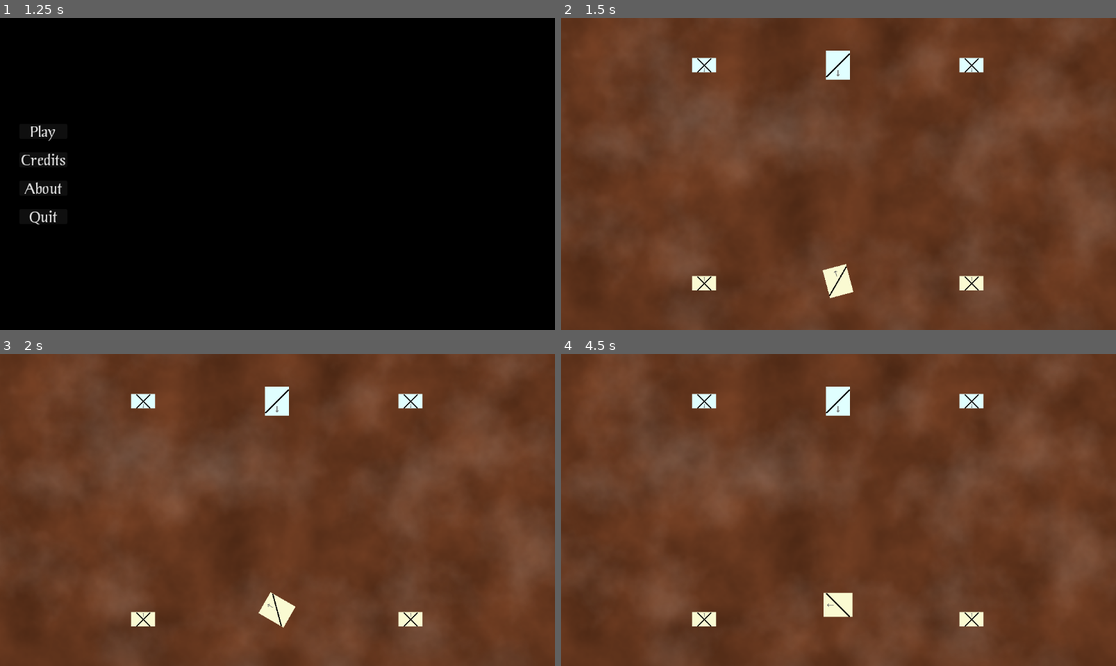
Above: before the commit, frames 1-4 (two rows, left to right).
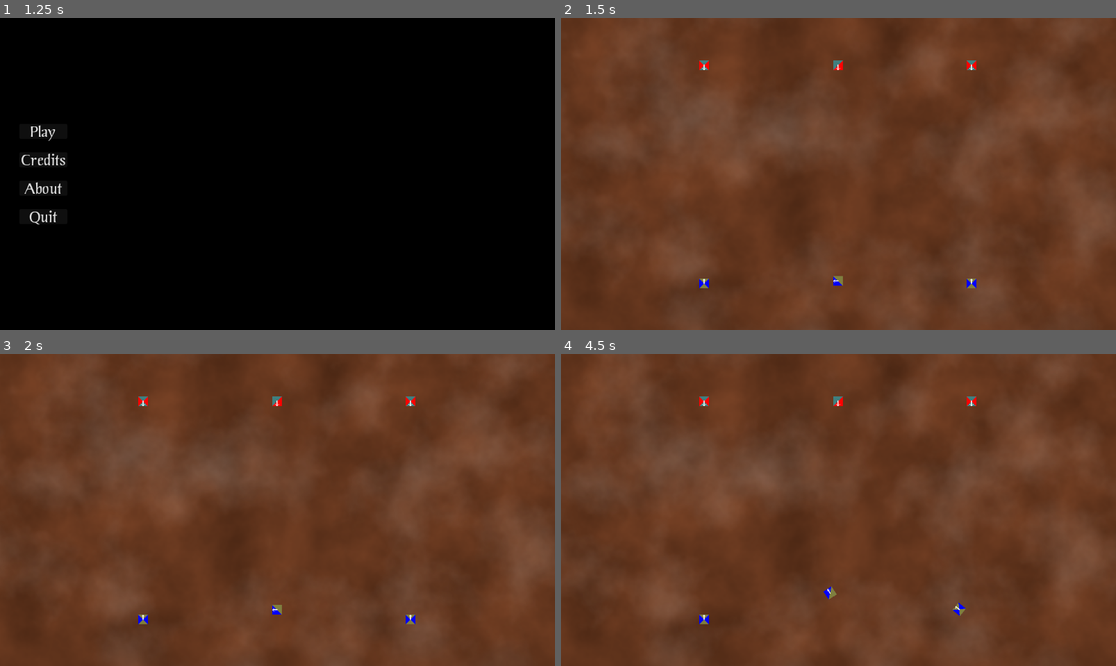
Above: after the commit, the same moments.

Repository: Habidakus/fantasy-battle
Game: Godot game, scene res://Scenes/TopLevelStateMachine.tscn
The game is run twice, just before and just after one commit, with the same random seed, the same clock (stepped at 60 frames per second) and the same inputs.
Inputs (mouse positions are in pixels of both pictures, inside the frame that each line leads up to):
- Up to frame 1 (1.25 s): tap Enter at 0.5 s; move the mouse to (399, 158) at 0.52 s; click (399, 158) at 0.67 s
- Up to frame 2 (1.5 s): click "Play" at 1.25 s
- Up to frame 3 (2 s): no input
- Up to frame 4 (4.5 s): move the mouse to (727, 525) at 2.02 s; click (727, 525) at 2.17 s; tap Space at 2.75 s; move the mouse to (894, 441) at 2.77 s; click (894, 441) at 2.92 s; move the mouse to (810, 572) at 3.52 s; click (810, 572) at 3.67 s; move the mouse to (1005, 556) at 4.27 s; click (1005, 556) at 4.42 s

Frame 1 is identical in both runs. In frame 2, 1.7% of the frame differs, in the area x 23-77%, y 10-90%; in frame 3, 1.7%; in frame 4, 1.8%, in the area x 23-77%, y 10-88%.

Commit message:
Stopped memory leakage by using featherweight Squad representation, and the StatePlay screen now owns VisibleSquad representations of the featherweight squads

Diff:
--- /dev/null
+++ b/Scenes/visible_squad.tscn
@@ -0,0 +1,41 @@
+[gd_scene load_steps=2 format=3 uid="uid://c4vwf4nsdnyut"]
+
+[ext_resource type="Script" uid="uid://64vyq7v7e8eo" path="res://Scripts/VisibleSquad.gd" id="1_hdorc"]
+
+[node name="VisibleSquad" type="Node2D"]
+script = ExtResource("1_hdorc")
+
+[node name="CoatOfArms" type="Node2D" parent="."]
+
+[node name="Infantry" type="Node2D" parent="CoatOfArms"]
+
+[node name="PrimaryColor1" type="Polygon2D" parent="CoatOfArms/Infantry"]
+color = Color(0, 0, 1, 1)
+polygon = PackedVector2Array(-10, -10, 10, -10, 0, 0)
+
+[node name="PrimaryColor2" type="Polygon2D" parent="CoatOfArms/Infantry"]
+color = Color(0, 0, 1, 1)
+polygon = PackedVector2Array(-10, 10, 10, 10, 0, 0)
+
+[node name="SecondaryColor1" type="Polygon2D" parent="CoatOfArms/Infantry"]
+color = Color(1, 0, 0, 1)
+polygon = PackedVector2Array(-10, -10, -10, 10, 0, 0)
+
+[node name="SecondaryColor2" type="Polygon2D" parent="CoatOfArms/Infantry"]
+color = Color(1, 0, 0, 1)
+polygon = PackedVector2Array(10, -10, 10, 10, 0, 0)
+
+[node name="Calvary" type="Node2D" parent="CoatOfArms"]
+
+[node name="PrimaryColor" type="Polygon2D" parent="CoatOfArms/Calvary"]
+color = Color(0, 0, 1, 1)
+polygon = PackedVector2Array(-10, -10, 10, -10, 10, 10)
+
+[node name="SecondaryColor" type="Polygon2D" parent="CoatOfArms/Calvary"]
+color = Color(1, 0, 0, 1)
+polygon = PackedVector2Array(-10, -10, -10, 10, 10, 10)
+
+[node name="Arrow" type="Node2D" parent="."]
+
+[node name="Arrow" type="Polygon2D" parent="Arrow"]
+polygon = PackedVector2Array(-1, -1, 8, -1, 6, -3, 6, -4, 9.5, -0.5, 9.5, 0.5, 6, 4, 6, 3, 8, 1, -1, 1)
--- a/Scripts/Army.gd
+++ b/Scripts/Army.gd
@@ -13,6 +13,25 @@
 		ret_val.Add(s.Clone())
 	return ret_val
 
+func GetPrimaryColor() -> Color:
+	return _color
+
+func GetSecondaryColor() -> Color:
+	var h : float = _color.h + 0.5
+	if h > 1.0:
+		h -= 1.0
+	var s : float = _color.s
+	if s > 0.9:
+		s = 0.5
+	else:
+		s = 1.0
+	var v : float = _color.v
+	if v > 0.9:
+		v = 0.5
+	else:
+		v = 1.0
+	return Color.from_hsv(h, s, v)
+
 func Add(squad : Squad) -> void:
 	_squads.append(squad)
 
--- a/Scripts/BoardState.gd
+++ b/Scripts/BoardState.gd
@@ -49,6 +49,13 @@
 				ret_val = squad
 	return ret_val
 
+func HasSquad(id : int) -> bool:
+	for army : Army in _armies:
+		for squad : Squad in army._squads:
+			if squad.id == id:
+				return true
+	return false
+
 func GetSquadById(id : int) -> Squad:
 	for army : Army in _armies:
 		for squad : Squad in army._squads:
@@ -64,7 +71,7 @@
 func MoveTowardsTarget(id : int, target_id : int) -> void:
 	var squad : Squad = GetSquadById(id)
 	var target : Squad = GetSquadById(target_id)
-	squad.look_at(target.global_position)
+	squad.rotation = (target.position - squad.position).angle()
 	var forward_dir : Vector2 = Vector2(1,0).rotated(squad.rotation)
 	var move_vec : Vector2 = squad._speed * forward_dir
 	squad.position += move_vec
--- a/Scripts/JCounter.gd
+++ b/Scripts/JCounter.gd
@@ -12,7 +12,7 @@
 	_index = index
 	if _counts.has(index):
 		var f = _counts[index] + 1
-		assert(f < 999999)
+		assert(f < 9999)
 		_counts[index] = f
 	else:
 		_counts[index] = 1
--- a/Scripts/Squad.gd
+++ b/Scripts/Squad.gd
@@ -1,4 +1,4 @@
-class_name Squad extends Node2D
+class_name Squad extends RefCounted
 
 static var s_NEXT_ID : int = 0
 
@@ -13,6 +13,8 @@
 # Column - Extra movement, reduced damage dealt from melee and missile, extra damage from artillery
 
 var id : int
+var position : Vector2
+var rotation : float
 var _turn_order_tie_breaker : float
 var _next_move : float
 var _army : Army
@@ -20,9 +22,9 @@
 var _units_healthy : int
 var _units_wounded : int
 var _default_die_sides : int = 6
-var initial_size : float
-var shape : ColorRect
-var icons : Node2D
+#var initial_size : float
+#var shape : ColorRect
+#var icons : Node2D
 var _formation : Formation = Formation.DOUBLELINE
 var _squad_type : SquadType = SquadType.INFANTRY
 var _jcounter : JCounter = JCounter.Create("Squad")
@@ -360,7 +362,7 @@
 	SetFormation(form)
 	_turn_order_tie_breaker = rnd.randf()
 	_next_move = 0
-	shape.color = army.GetColor()
+	#shape.color = army.GetColor()
 	_units_healthy = count
 	_units_wounded = 0
 	s_NEXT_ID += 1
@@ -370,19 +372,21 @@
 	return _next_move
 
 func _ready() -> void:
-	shape = find_child("ColorRect") as ColorRect
-	icons = find_child("Icons") as Node2D
-	initial_size = shape.size.x
+	#shape = find_child("ColorRect") as ColorRect
+	#icons = find_child("Icons") as Node2D
+	#initial_size = shape.size.x
+	pass
 
 func _process(_delta: float) -> void:
-	if shape != null:
-		shape.size = GetDim()
-		shape.position = -shape.size / 2.0
-		if icons != null:
-			var icons_pos : float = min(-shape.position.x, -shape.position.y)
-			icons.position = Vector2(-icons_pos, -icons_pos)
-			var icons_scale : float = 2 * icons_pos / initial_size
-			icons.scale = Vector2(icons_scale, icons_scale)
+	#if shape != null:
+		#shape.size = GetDim()
+		#shape.position = -shape.size / 2.0
+		#if icons != null:
+			#var icons_pos : float = min(-shape.position.x, -shape.position.y)
+			#icons.position = Vector2(-icons_pos, -icons_pos)
+			#var icons_scale : float = 2 * icons_pos / initial_size
+			#icons.scale = Vector2(icons_scale, icons_scale)
+	pass
 
 static func GetUnitDim(st : SquadType) -> Vector2:
 	match st:
@@ -477,22 +481,22 @@
 
 func SetSquadType(st : SquadType) -> void:
 	_squad_type = st
-	var cavalryIcon = find_child("Cavalry") as Line2D
-	var artilleryIcon = find_child("Artillery") as Line2D
-	var infantryIcon = find_child("Infantry") as Line2D
-	match _squad_type:
-		SquadType.CAVALRY:
-			cavalryIcon.show()
-			infantryIcon.hide()
-			artilleryIcon.hide()
-		SquadType.INFANTRY:
-			cavalryIcon.show()
-			infantryIcon.show()
-			artilleryIcon.hide()
-		SquadType.ARTILLERY:
-			cavalryIcon.hide()
-			infantryIcon.hide()
-			artilleryIcon.show()
+	#var cavalryIcon = find_child("Cavalry") as Line2D
+	#var artilleryIcon = find_child("Artillery") as Line2D
+	#var infantryIcon = find_child("Infantry") as Line2D
+	#match _squad_type:
+	#	SquadType.CAVALRY:
+	#		cavalryIcon.show()
+	#		infantryIcon.hide()
+	#		artilleryIcon.hide()
+	#	SquadType.INFANTRY:
+	#		cavalryIcon.show()
+	#		infantryIcon.show()
+	#		artilleryIcon.hide()
+	#	SquadType.ARTILLERY:
+	#		cavalryIcon.hide()
+	#		infantryIcon.hide()
+	#		artilleryIcon.show()
 
 func SetFormation(form : Formation) -> void:
 	_formation = form
--- a/Scripts/StatePlay.gd
+++ b/Scripts/StatePlay.gd
@@ -1,6 +1,6 @@
 class_name StatePlay extends StateMachineState
 
-@export var squad_scene : PackedScene = preload("res://Scenes/squad.tscn")
+@export var visible_squad_scene : PackedScene = preload("res://Scenes/visible_squad.tscn")
 @export var turn_engine_scene : PackedScene = preload("res://Scenes/TurnEngine.tscn")
 
 var _turn_engine : TurnEngine
@@ -11,43 +11,57 @@
 const _mist_max_speed : float = 15
 var rnd : RandomNumberGenerator = RandomNumberGenerator.new()
 var _armies : Array[Army]
+var _visible_squads : Dictionary = {}
 # screen x: 20 to 1130
 # screen y: 23 to 627
 
 func _ready() -> void:
-    _mist_parallax_layer = find_child("Parallax_Mist") as ParallaxLayer
-    _mist_direction = rnd.randf() * 360.0
-    _mist_speed = rnd.randf() * (_mist_max_speed - _mist_min_speed) + _mist_min_speed
-    _turn_engine = turn_engine_scene.instantiate() as TurnEngine
-    add_child(_turn_engine)
+	_mist_parallax_layer = find_child("Parallax_Mist") as ParallaxLayer
+	_mist_direction = rnd.randf() * 360.0
+	_mist_speed = rnd.randf() * (_mist_max_speed - _mist_min_speed) + _mist_min_speed
+	_turn_engine = turn_engine_scene.instantiate() as TurnEngine
+	add_child(_turn_engine)
 
 func enter_state() -> void:
-    super.enter_state()
+	super.enter_state()
 
-    _armies.append(Army.new())
-    _armies[0].SetColor(Color.LIGHT_CYAN)
-    _armies.append(Army.new())
-    _armies[1].SetColor(Color.LIGHT_GOLDENROD)
+	_armies.append(Army.new())
+	_armies[0].SetColor(Color.RED)
+	_armies.append(Army.new())
+	_armies[1].SetColor(Color.BLUE)
 
-    const squads_per_army : int = 3
-    for army : Army in _armies:
-        army.SetController(AIArmyController.new())
-        var dy = 1 if army == _armies[0] else 7
-        var rot : float = PI if army == _armies[0] else 0.0
-        for i in range(squads_per_army):
-            var s : Squad = squad_scene.instantiate()
-            add_child(s)
-            army.Add(s)
-            var st : Squad.SquadType = Squad.SquadType.INFANTRY if i != 1 else Squad.SquadType.CAVALRY
-            s.Initialize(army, 15, st, Squad.Formation.TRIPLELINE, rnd) # DOUBLELINE)
-            s.position.x = 20 + (1 + i) * (1130 - 20) / float(squads_per_army + 1)
-            s.position.y = 23 + (0 + dy) * (627 - 23) / 8.0
-            s.rotation = rot
-    _turn_engine.Config(_armies)
+	const squads_per_army : int = 3
+	for army : Army in _armies:
+		army.SetController(AIArmyController.new())
+		var dy = 1 if army == _armies[0] else 7
+		var rot : float = PI / 2.0 if army == _armies[0] else 3.0 * PI / 2.0
+		for i in range(squads_per_army):
+			var s : Squad = Squad.new()
+			army.Add(s)
+			var st : Squad.SquadType = Squad.SquadType.INFANTRY if i != 1 else Squad.SquadType.CAVALRY
+			s.Initialize(army, 15, st, Squad.Formation.TRIPLELINE, rnd) # DOUBLELINE)
+			s.position.x = 20 + (1 + i) * (1130 - 20) / float(squads_per_army + 1)
+			s.position.y = 23 + (0 + dy) * (627 - 23) / 8.0
+			s.rotation = rot
+			var vs : VisibleSquad = visible_squad_scene.instantiate() as VisibleSquad
+			_visible_squads[s.id] = vs
+			add_child(vs)
+			vs.Config(s._squad_type, army.GetPrimaryColor(), army.GetSecondaryColor())
+			#print("%d: %s %s" % [ s.id, army.GetPrimaryColor(), army.GetSecondaryColor()])
+			UpdateSquad(s)
+	_turn_engine.Config(_armies, self)
+
+func UpdateSquad(squad : Squad) -> void:
+	if not _visible_squads.has(squad.id):
+		assert(false, str(squad) + " has no visible component")
+		return
+	var vs = _visible_squads[squad.id]
+	vs.position = squad.position
+	vs.rotation = squad.rotation
 
 func _process(delta: float) -> void:
-    _mist_direction += delta * ((rnd.randf() * 1) - 0.5)
-    _mist_speed = clampf(_mist_speed + delta * ((rnd.randf() * 0.5)), _mist_min_speed, _mist_max_speed)
-    _mist_parallax_layer.motion_offset.x += delta * _mist_speed * sin(_mist_direction)
-    _mist_parallax_layer.motion_offset.y += delta * _mist_speed * cos(_mist_direction)
-    pass
+	_mist_direction += delta * ((rnd.randf() * 1) - 0.5)
+	_mist_speed = clampf(_mist_speed + delta * ((rnd.randf() * 0.5)), _mist_min_speed, _mist_max_speed)
+	_mist_parallax_layer.motion_offset.x += delta * _mist_speed * sin(_mist_direction)
+	_mist_parallax_layer.motion_offset.y += delta * _mist_speed * cos(_mist_direction)
+	pass
--- a/Scripts/State_ProcessOrders.gd
+++ b/Scripts/State_ProcessOrders.gd
@@ -14,6 +14,8 @@
 	var did_work : bool = false
 	for army : Army in old_board_state._armies:
 		for squad : Squad in army._squads:
+			if not _pending_board_state.HasSquad(squad.id):
+				continue
 			var pending_squad : Squad = _pending_board_state.GetSquadById(squad.id)
 			if pending_squad != null:
 				if not _from.has(int(pending_squad.id)):
@@ -35,6 +37,7 @@
 							did_work = true
 	if did_work:
 		_lerp_val += delta
+		our_state_machine.UpdateArmies()
 		return
 	our_state_machine.switch_state("State_DetermineWhoGoesNext")
 
--- a/Scripts/TurnEngine.gd
+++ b/Scripts/TurnEngine.gd
@@ -2,14 +2,21 @@
 
 var _board_state : BoardState = BoardState.new()
 var _pending_action : ArmyControllerAction
+var _state_play : StatePlay
 var _jcounter : JCounter = JCounter.Create("TurnEngine")
 
-func Config(armies : Array[Army]) -> void:
+func Config(armies : Array[Army], state_play : StatePlay) -> void:
 	_board_state.Config(armies)
+	_state_play = state_play
 	for army : Army in armies:
 		army.GetController().RegisterTurnEngine(self)
 	find_child("State_DetermineWhoGoesNext").connect("state_enter", Callable(self, "_OnStateEnter_DetermineWhoGoesNext"))
 	switch_state("State_DetermineWhoGoesNext")
+
+func UpdateArmies() -> void:
+	for army : Army in _board_state._armies:
+		for squad : Squad in army._squads:
+			_state_play.UpdateSquad(squad)
 
 func SubmitAction(action : ArmyControllerAction) -> void:
 	_pending_action = action
--- /dev/null
+++ b/Scripts/VisibleSquad.gd
@@ -0,0 +1,28 @@
+class_name VisibleSquad extends Node2D
+
+func Config(squadType : Squad.SquadType, primaryColor : Color, secondaryColor : Color) -> void:
+	var infantryNode : Node2D = find_child("Infantry") as Node2D
+	var calvaryNode : Node2D = find_child("Calvary") as Node2D
+	match squadType:
+		Squad.SquadType.INFANTRY:
+			infantryNode.show()
+			calvaryNode.hide()
+		Squad.SquadType.CAVALRY:
+			infantryNode.hide()
+			calvaryNode.show()
+		_:
+			assert(false, "Unknown squad type in VisibleSquad: " + Squad.SquadType.keys()[squadType])
+			infantryNode.hide()
+			calvaryNode.hide()
+	_set_color(self, "Primary", primaryColor)
+	_set_color(self, "Secondary", secondaryColor)
+
+func _set_color(node : Node, prefix : String, color : Color) -> void:
+	var len : int = prefix.length()
+	for child : Node in node.get_children():
+		if child.name.substr(0, len) == prefix:
+			var p : Polygon2D = child as Polygon2D
+			if p != null:
+				p.color = color
+				#print("Updating %s to use color %s (%s)" % [p, color, p.color])
+		_set_color(child, prefix, color)
Not shown, added: Scripts/VisibleSquad.gd.uid
